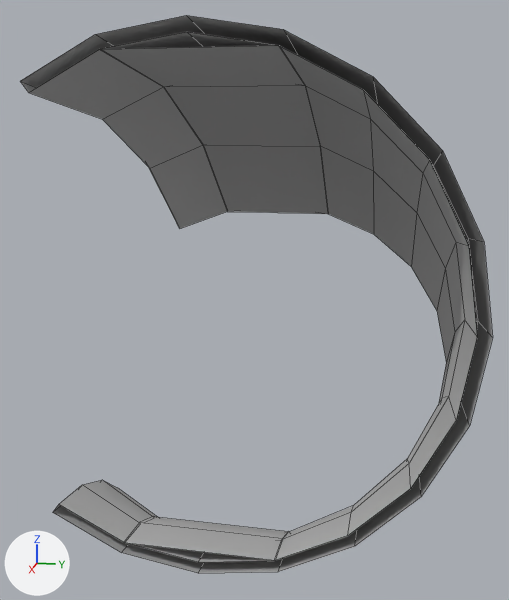
One commit to the FBX model Assets/Models/Open Pipes/openPipe_45corner.fbx: the scene before it, then after it.
One viewpoint serves both versions: a 50 mm camera at (5.68, 1.42, 3.85) aimed at (-0.96, 0.09, 2.19). Lighting does not change. The marker at lower left points along +X, +Y and +Z. Mesh edges are drawn as thin lines. Where no turn or scale is listed for an object, it has been applied to the vertices.

In view in the first picture: 'openPipe_45corner', 'openPipe_45corner_colFloor01', 'openPipe_45corner_colFloor02'.
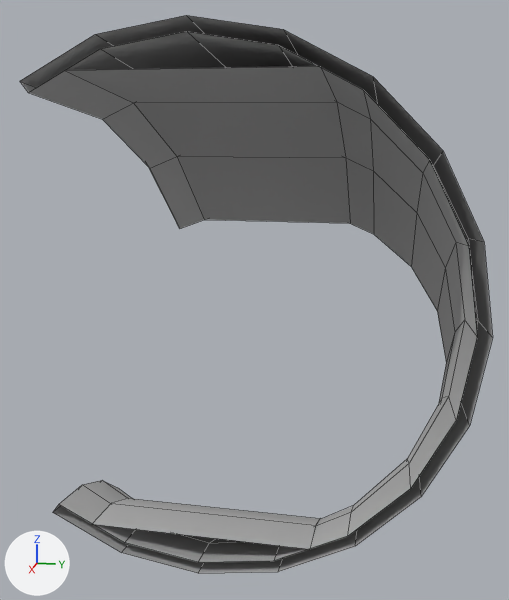
The newer file is also rescaled (x0.7), turned or shifted as a whole; pictures and numbers use the older file's frame.

Location of each change, [x1, y1, x2, y2] in pixels of the pictures (509 x 600 px):
'openPipe_45corner_colFloor02', mesh rescaled (24% wider, 7% shorter)
    before: [100, 45, 328, 214]
    after: [65, 66, 349, 223]
'openPipe_45corner_colFloor01', reshaped (37% wider, 16% taller)
    before: [124, 517, 289, 561]
    after: [93, 498, 320, 549]

Patch to the scene script:
```diff
--- a/Assets/Models/Open Pipes/openPipe_45corner.fbx.py
+++ b/Assets/Models/Open Pipes/openPipe_45corner.fbx.py
@@ me_mesh_001 @@
 me_mesh_001.from_pydata(...)  # 8 vertices, 3 faces; spans x -1.014..0.0, y 0.0..1.25, z -0.42..0.0
 # used by ob_openpipe_45corner_colfloor01; location = (0.87, -0.62, 0.56)
-me_mesh_001.vertices[0].co = (-1.014, 0.0, -0.42)
-me_mesh_001.vertices[1].co = (-0.72, 0.0, -0.185)  # pixel (153, 516)
-me_mesh_001.vertices[2].co = (-0.371, 0.0, -0.038)  # pixel (139, 522)
-me_mesh_001.vertices[3].co = (0.0, 0.0, 0.0)  # pixel (123, 542)
-me_mesh_001.vertices[4].co = (-1.014, 1.25, -0.42)
-me_mesh_001.vertices[5].co = (-0.72, 1.25, -0.185)  # pixel (288, 531)
-me_mesh_001.vertices[6].co = (-0.371, 1.25, -0.038)  # pixel (282, 538)
-me_mesh_001.vertices[7].co = (0.0, 1.25, 0.0)  # pixel (275, 560)
+# me_mesh_001 part 1
+me_mesh_001.vertices[0].co = (-1.109, -0.268, -0.325)
+me_mesh_001.vertices[1].co = (-0.792, -0.268, -0.068)  # pixel (128, 498)
+me_mesh_001.vertices[2].co = (-0.405, -0.268, 0.096)  # pixel (111, 503)
+me_mesh_001.vertices[3].co = (0.0, -0.268, 0.135)  # pixel (91, 524)
+me_mesh_001.vertices[4].co = (-1.109, 1.518, -0.325)
+me_mesh_001.vertices[5].co = (-0.792, 1.518, -0.068)  # pixel (320, 518)
+me_mesh_001.vertices[6].co = (-0.405, 1.518, 0.096)  # pixel (315, 525)
+me_mesh_001.vertices[7].co = (0.0, 1.518, 0.135)  # pixel (309, 549)
 me_mesh_001.materials.append(mat_lambert1)
@@ me_mesh_002 @@
 me_mesh_002.from_pydata(...)  # 8 vertices, 3 faces; spans x -2.83..0.87, y -0.62..0.63, z 2.83..4.36
 # used by ob_openpipe_45corner_colfloor02; location = (0.0, 0.0, 0.0)
+# me_mesh_002 part 2: the whole mesh is scaled about its middle by (0.975, 1.43, 0.973), then moved by (0.04, 0.0, -0.11)
 me_mesh_002.materials.append(mat_lambert1)
```
